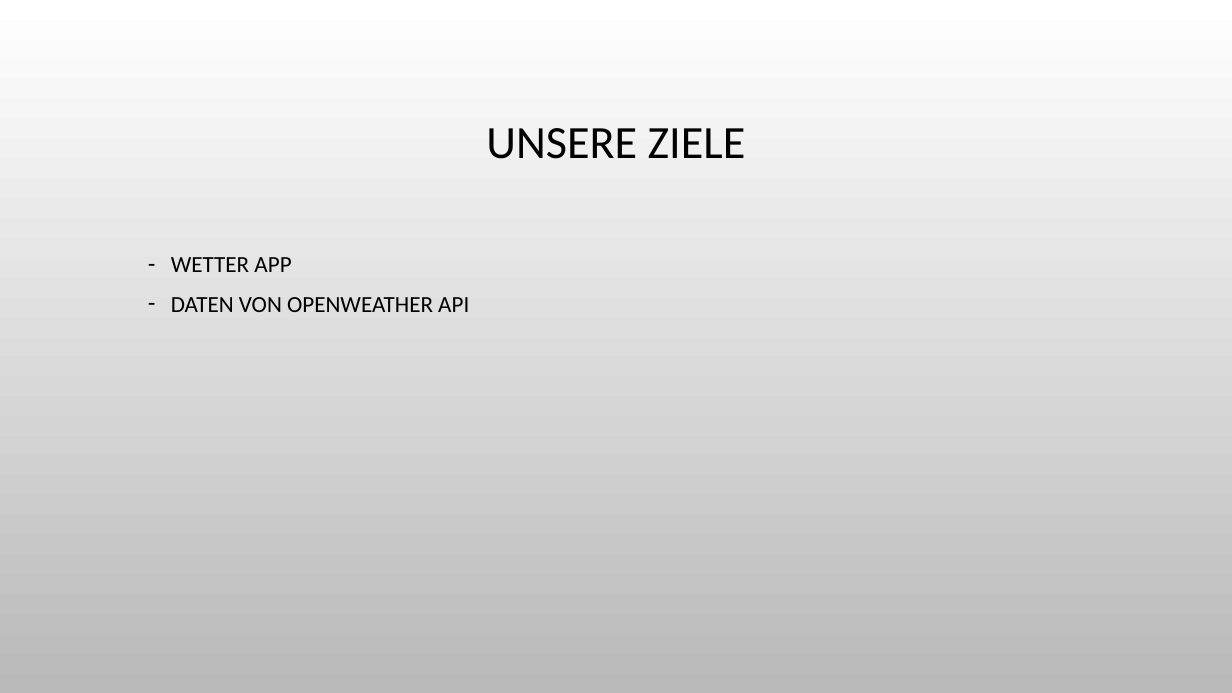
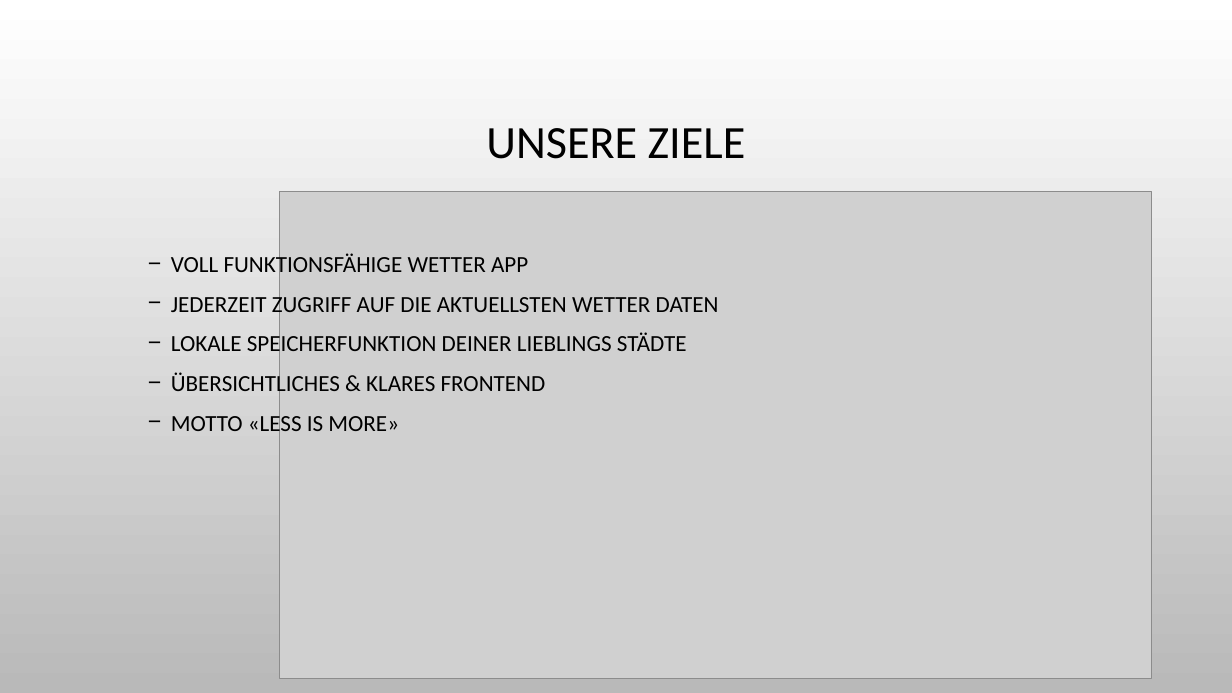
Before and after one commit to Leandro123321/uk335LD, a slide deck: slide 3 of ModulProjekt/Verkaufspräsentation.pptx. Drawn at 1232x693 pixels with LibreOffice and Linux fonts; fonts in the diff are those of the drawing; grey boxes stand for pictures; background and template pictures are left out. Boxes give left, top, right and bottom in pixels: in the first picture for what was removed or moved away, otherwise in the second. Text is boxed around its words. In the diff, an @@ line names an element or a change of style, - is before the commit and + after.

Commit message:
added presentation + picture(bastian)

```diff
--- a/ModulProjekt/Verkaufspräsentation.pptx
+++ b/ModulProjekt/Verkaufspräsentation.pptx
@@ picture added at [280,191,1153,678] @@
@@ text at [171,252,719,437]: text changed @@
-  – WETTER APP
-  – DATEN VON OPENWEATHER API
+  − VOLL FUNKTIONSFÄHIGE WETTER APP
+  − JEDERZEIT ZUGRIFF AUF DIE AKTUELLSTEN WETTER DATEN
+  − LOKALE SPEICHERFUNKTION DEINER LIEBLINGS STÄDTE
+  − ÜBERSICHTLICHES & KLARES FRONTEND
+  − MOTTO «LESS IS MORE»
```
Also in this commit, not shown: 7 other slides changed, 2 slides added, 2 slides removed, 1 other file.
